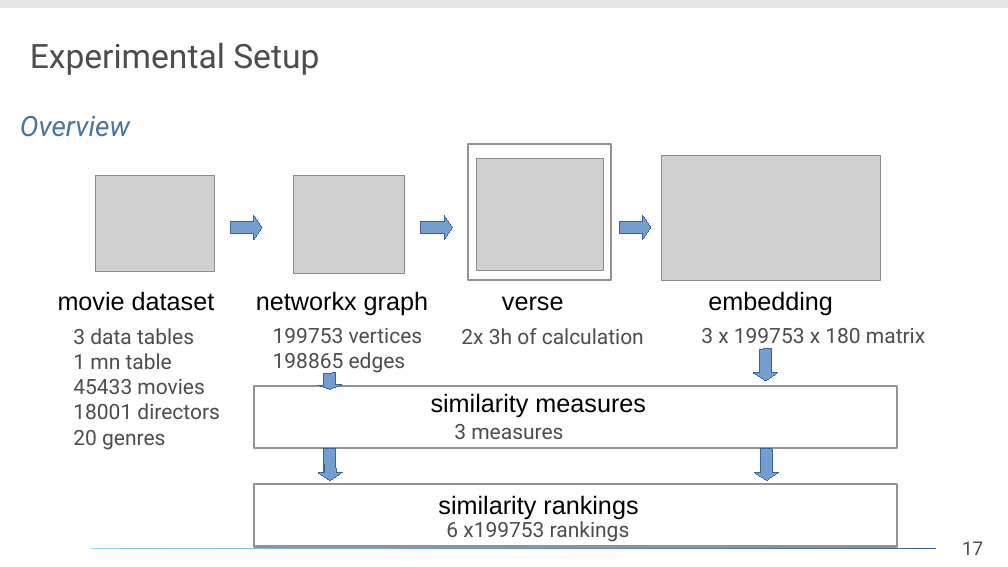
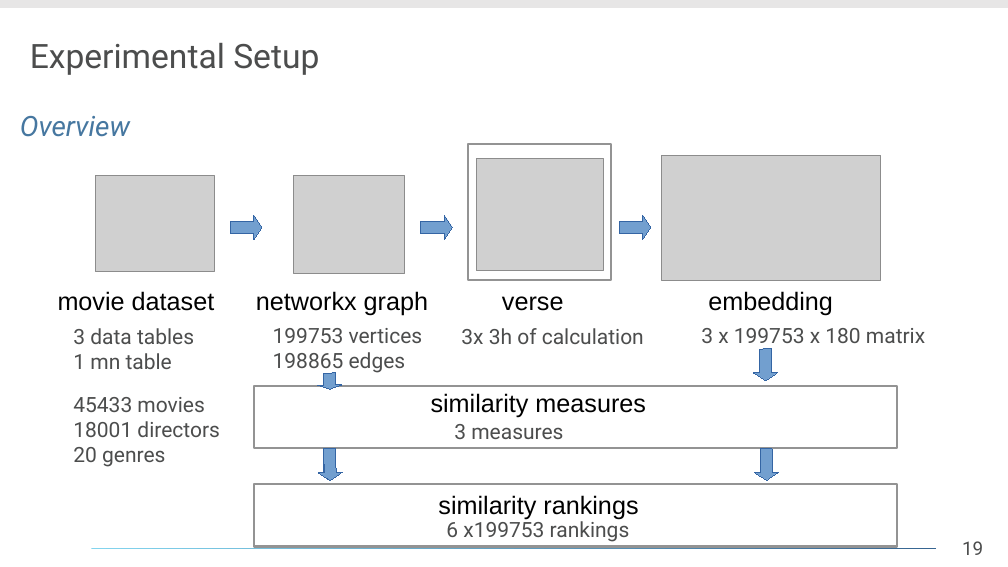
Before and after one commit to daelmo/DB2GraphGenerator, a slide deck: slide 19 of presentation/Analyse_eines_Forschungsthemas.odp (slide 17 before the commit). Drawn at 1008x567 pixels with LibreOffice and Linux fonts; fonts in the diff are those of the drawing; grey boxes stand for pictures; background and template pictures are left out. Boxes give left, top, right and bottom in pixels: in the first picture for what was removed or moved away, otherwise in the second. Text is boxed around its words. In the diff, an @@ line names an element or a change of style, - is before the commit and + after.

```diff
--- a/presentation/Analyse_eines_Forschungsthemas.odp
+++ b/presentation/Analyse_eines_Forschungsthemas.odp
@@ text "3 data tables" rewrapped from box(73, 328, 219, 450) to box(73, 328, 219, 467) @@
@@ text at box(461, 328, 644, 344): text changed @@
-2x 3h of calculation
+3x 3h of calculation
@@ page number at box(962, 541, 983, 555): text changed @@
-17
+19
```
Also in this commit, not shown: 8 other slides changed, 12 slides added, 8 slides removed, 1 other file.
